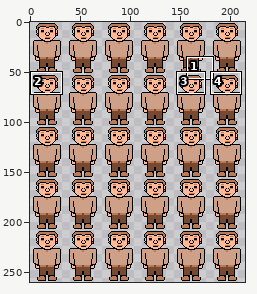
Sprite sheet -- images/NPCs/Lawrence.png. The first picture is a wide view before the edit; the outline marks the close-up.
Close-up. Earlier state:
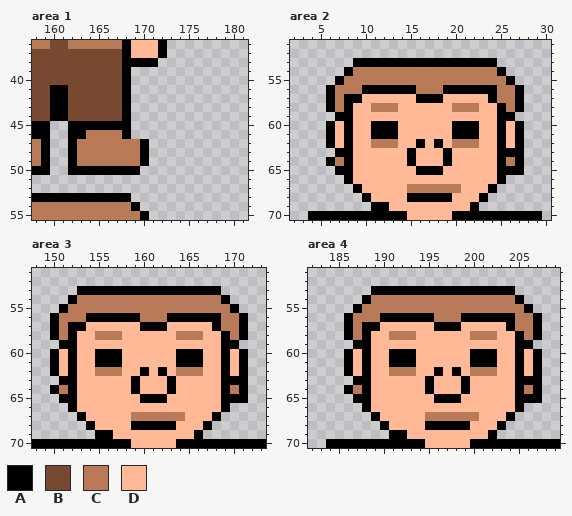
The file is 216x260 pixels. Shown: area 1: x 158..181, y 36..55; area 2: x 2..30, y 51..70; area 3: x 148..173, y 51..70; area 4: x 182..209, y 51..70. The wide view leaves out empty margins. The commit also changed other parts of the picture, which this record leaves out.
Palette (. is transparent): A #000000  B #774931  C #b97a57  D #ffb997
Pixels before, area 1, first column x 158:
36 CCBBCCCCCCADDDA
37 BBBBBBBBBBADDDA
38 BBBBBBBBBBAAAA.
39 BBBBBBBBBBA....
40 BBBBBBBBBBA....
41 BBAABBBBBBA....
42 BBAABBBBBBA....
43 BBAABBBBBBA....
44 BBAABBBBBBA....
45 AA..AAAAAAA....
46 AA..AACCCCA....
47 CA..ACCCCCCCA..
48 CA..ACCCCCCCA..
49 CA..ACCCCCCCA..
50 AA..AAAAAAAA...
51 ...............
52 ...............
53 AAAAAAAAAAA....
54 CCCCCCCCCCCA...
55 CCCCCCCCCCCCA..
Pixels before, area 2, first column x 4:
53 .....AAAAAAAAAAAAAAAA.....
54 ....ACCCCCCCCCCCCCCCCA....
55 ...ACCCCCCCCCCCCCCCCCCA...
56 ..ACCCAAAAAACCCAAAAAACCA..
57 ..ACAADDDDDDAAADDDDDACCA..
58 ..ACADDCCCDDDDDDCCCDDACA..
59 ...AADDDDDDDDDDDDDDDDAA...
60 ..ADADDAAADDDDDDAAADDADA..
61 ..ADADDAAADDDDDDAAADDADA..
62 ..ADADDCCCDDADADCCCDDADA..
63 ...AADDDDDDADDDADDDDDAAA..
64 ..ACADDDDDDADDDADDDDDACA..
65 ...AADDDDDDDAAADDDDDDAAA..
66 ....ADDDDDDDDDDDDDDDDA....
67 .....ADDDDDCCCCCCDDDA.....
68 ......ADDDDAAAAADDDA......
69 .......AADDDDDDDDDA.......
70 AAAAAAAAAAADDDDDAAAAAAAAAA
Pixels before, area 3, first column x 148:
53 .....AAAAAAAAAAAAAAAA.....
54 ....ACCCCCCCCCCCCCCCCA....
55 ...ACCCCCCCCCCCCCCCCCCA...
56 ..ACCCAAAAAACCCAAAAAACCA..
57 ..ACAADDDDDDAAADDDDDACCA..
58 ..ACADDCCCDDDDDDCCCDDACA..
59 ...AADDDDDDDDDDDDDDDDAA...
60 ..ADADDAAADDDDDDAAADDADA..
61 ..ADADDAAADDDDDDAAADDADA..
62 ..ADADDCCCDDADADCCCDDADA..
63 ...AADDDDDDADDDADDDDDAAA..
64 ..ACADDDDDDADDDADDDDDACA..
65 ...AADDDDDDDAAADDDDDDAAA..
66 ....ADDDDDDDDDDDDDDDDA....
67 .....ADDDDDCCCCCCDDDA.....
68 ......ADDDDAAAAADDDA......
69 .......AADDDDDDDDDA.......
70 AAAAAAAAAAADDDDDAAAAAAAAAA
Pixels before, area 4, first column x 184:
53 .....AAAAAAAAAAAAAAAA.....
54 ....ACCCCCCCCCCCCCCCCA....
55 ...ACCCCCCCCCCCCCCCCCCA...
56 ..ACCCAAAAAACCCAAAAAACCA..
57 ..ACAADDDDDDAAADDDDDACCA..
58 ..ACADDCCCDDDDDDCCCDDACA..
59 ...AADDDDDDDDDDDDDDDDAA...
60 ..ADADDAAADDDDDDAAADDADA..
61 ..ADADDAAADDDDDDAAADDADA..
62 ..ADADDCCCDDADADCCCDDADA..
63 ...AADDDDDDADDDADDDDDAAA..
64 ..ACADDDDDDADDDADDDDDACA..
65 ...AADDDDDDDAAADDDDDDAAA..
66 ....ADDDDDDDDDDDDDDDDA....
67 .....ADDDDDCCCCCCDDDA.....
68 ......ADDDDAAAAADDDA......
69 .......AADDDDDDDDDA.......
70 AAAAAAAAAAADDDDDAAAAAAAAAA
The result:
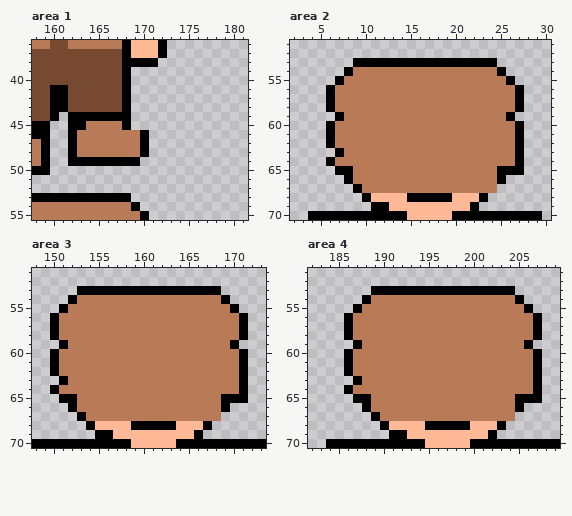
Change:
Changed rows in their new state; - is an unchanged pixel.
Area 1:
first column x 161:
44 .AAAAAA---
45 ---CCCC---
46 --C----CCA
49 --AAAAAAA.
50 -........-
Area 2:
first column x 7:
56 ---CCCCCC---CCCCCC--
57 -CCCCCCCCCCCCCCCCC--
58 -CCC---CCCCCC---CCC-
59 -CCCCCCCCCCCCCCCCCC-
60 CCCCCCCCCCCCCCCCCCCC
61 CCCCCCCCCCCCCCCCCCCC
62 CCCC---CCCCCC---CCCC
63 -CCCCCCCCCCCCCCCCCCC
64 -CCCCCCCCCCCCCCCCCC-
65 --CCCCCCCCCCCCCCCC--
66 --CCCCCCCCCCCCCCCC--
67 ---CCCCC------CCCC--
Area 3:
first column x 151:
56 ---CCCCCC---CCCCCC--
57 -CCCCCCCCCCCCCCCCC--
58 -CCC---CCCCCC---CCC-
59 -CCCCCCCCCCCCCCCCCC-
60 CCCCCCCCCCCCCCCCCCCC
61 CCCCCCCCCCCCCCCCCCCC
62 CCCC---CCCCCC---CCCC
63 -CCCCCCCCCCCCCCCCCCC
64 -CCCCCCCCCCCCCCCCCC-
65 --CCCCCCCCCCCCCCCC--
66 --CCCCCCCCCCCCCCCC--
67 ---CCCCC------CCCC--
Area 4:
first column x 187:
56 ---CCCCCC---CCCCCC--
57 -CCCCCCCCCCCCCCCCC--
58 -CCC---CCCCCC---CCC-
59 -CCCCCCCCCCCCCCCCCC-
60 CCCCCCCCCCCCCCCCCCCC
61 CCCCCCCCCCCCCCCCCCCC
62 CCCC---CCCCCC---CCCC
63 -CCCCCCCCCCCCCCCCCCC
64 -CCCCCCCCCCCCCCCCCC-
65 --CCCCCCCCCCCCCCCC--
66 --CCCCCCCCCCCCCCCC--
67 ---CCCCC------CCCC--
Pixel boxes of the changes (left, top, right, bottom) in both close-ups:
changed: (59, 112, 149, 175)
changed: (335, 85, 515, 193)
changed: (59, 313, 239, 421)
changed: (353, 313, 533, 421)
